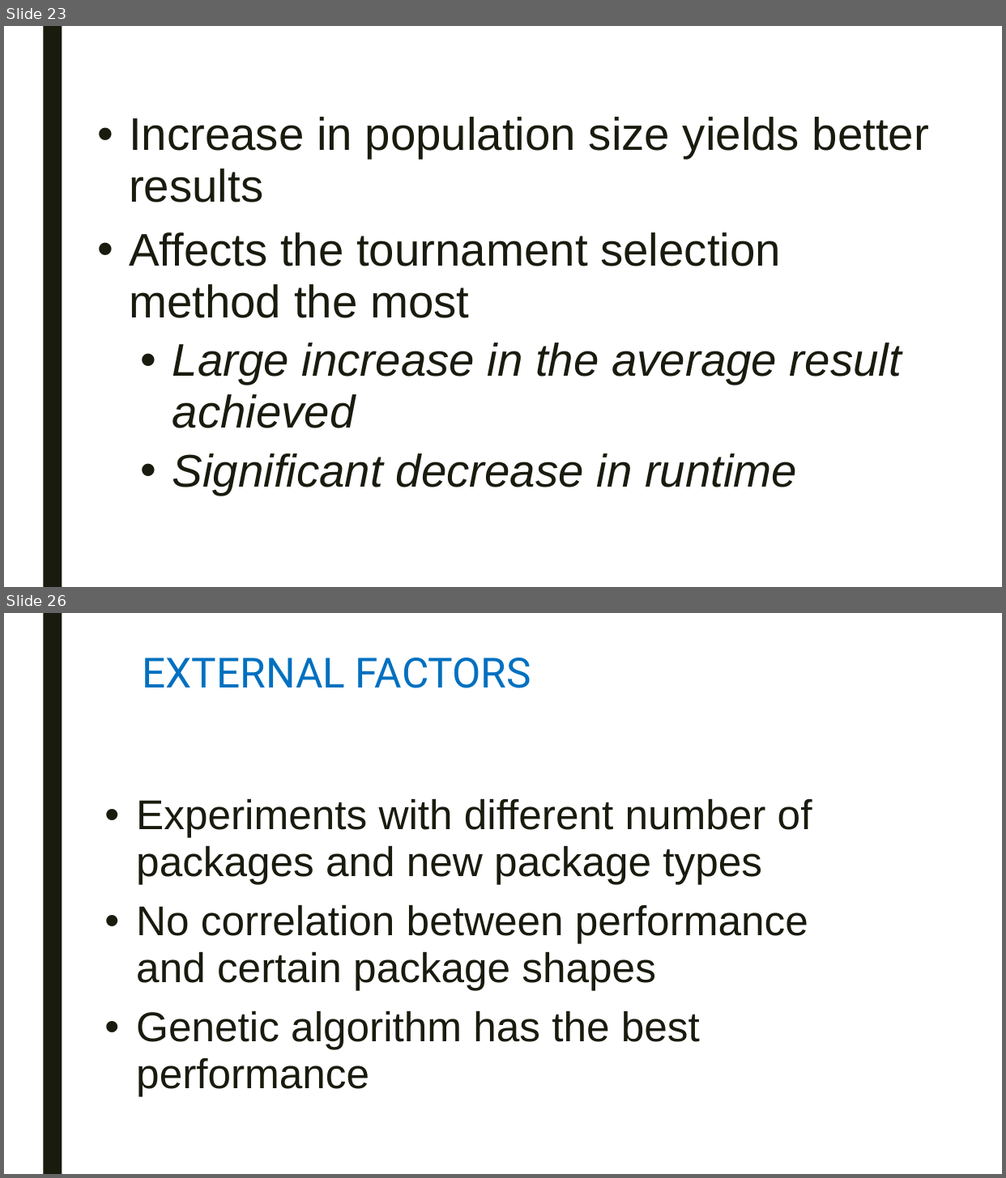
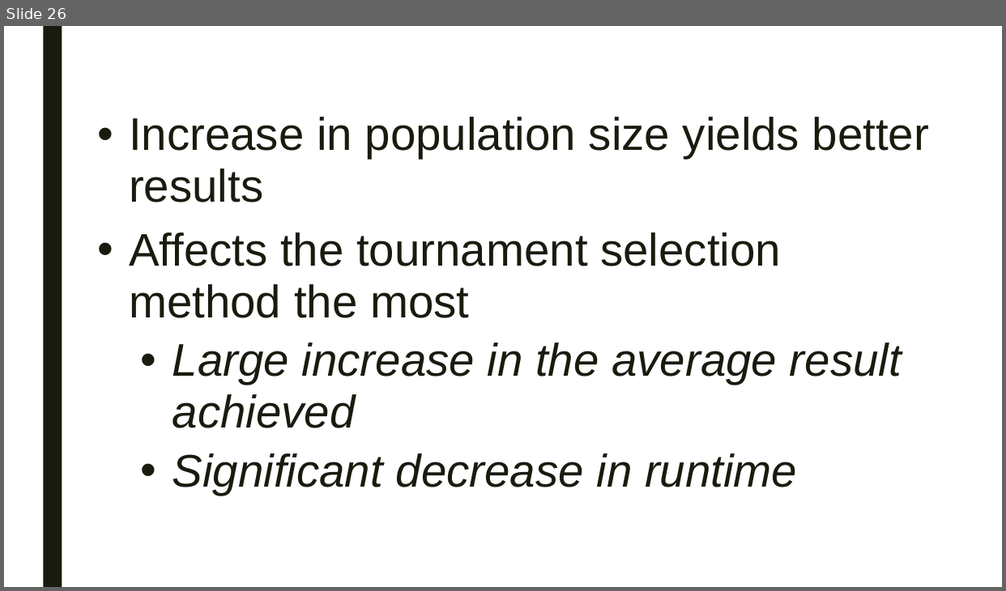
Before and after one commit to swengeler/PP3, a slide deck: Report, presentation and related stuff/Knapsack_problem.pptx. Shown one above the other, each under a label of ours: slides 23 and 26 before the commit, slide 26 after it; the slides between them are not shown. The pictures are 1006x1178 and 1006x591 pixels, drawn with LibreOffice and Linux fonts; fonts in the diff are those of the drawing. Boxes give left, top, right and bottom in pixels: in the first picture for what was removed or moved away, otherwise in the second. Text is boxed around its words. In the diff, an @@ line names an element or a change of style, - is before the commit and + after.

```diff
--- a/Report, presentation and related stuff/Knapsack_problem.pptx
+++ b/Report, presentation and related stuff/Knapsack_problem.pptx
@@ slide 26 removed at (4,613,1002,1174), background #FFFFFF; not listed: 1 template element that a slide beside it also shows @@
@@ text removed at (142,658,531,688) @@
-EXTERNAL FACTORS
@@ text removed at (136,798,812,1097) @@
-• Experiments with different number of packages and new package types
-• No correlation between performance and certain package shapes
-• Genetic algorithm has the best performance
@@ what was slide 23 is now slide 26 @@
```
Also in this commit, not shown: 13 slides changed, 13 slides added, 7 other slides removed.
